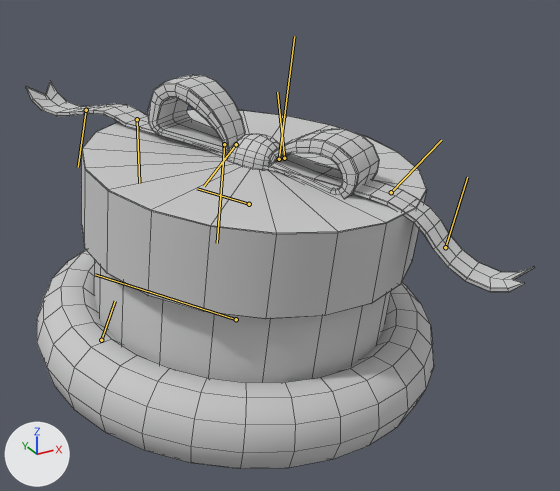
Two versions of the FBX model Assets/art_assets/Ani/AB/lovehat/lovehat.FBX, one commit apart.
Both versions are drawn from a 50 mm camera at (-0.0986, -0.3993, 0.2287) aimed at (0.0065, -0.2082, 0.1332). Arrows for +X, +Y and +Z are at lower left; the lights stay in place. Both versions are drawn at frame 279 of the action 'Take 001'; the numbers are the values there. The bones that bend it are drawn over the model as lines. Mesh edges are drawn as thin lines.

In view in the first picture: 'lovehat01', 'lovehat02', 'lovehat03'.
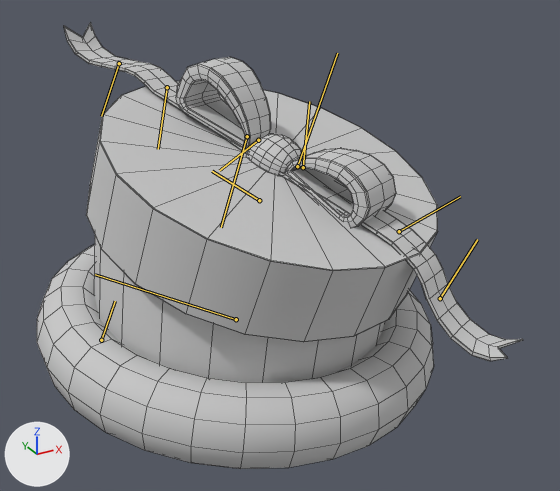
Changed parts and their boxes (x1, y1, x2, y2) in the pictures (560 x 491 px):
```json
{"object": "lovehat01", "change": "posed", "before": [26, 75, 535, 319], "after": [64, 23, 523, 361], "on screen": "10% narrower, 38% taller"}
{"bone": "lovehat_bone07", "before": "(249, 204) to (197, 188)", "after": "(259, 200) to (212, 171)"}
```

The change, as JSON lines over the scene's bpy script:
```json
{"block": "bone_lovehat_bone07", "where": "bone_lovehat_bone07 = bpy.data.objects['Armature'].pose.bones['lovehat_bone07']"}
{"op": "set", "path": "bone_lovehat_bone07.location", "old": "(0.31, 0.09, 0.89)", "new": "(0.38, 0.02, 1.04)"}
{"op": "set", "path": "bone_lovehat_bone07.rotation_quaternion", "old": "(0.874, -0.483, -0.002, -0.059)", "new": "(0.834, -0.528, -0.061, -0.151)", "note": "degrees (-58, -3, -6) -> degrees (-63, -15, -11)"}
{"op": "set", "path": "bone_lovehat_bone07.scale", "old": "(2.3, 2.3, 2.3)", "new": "(2.29, 2.31, 2.3)"}
```
